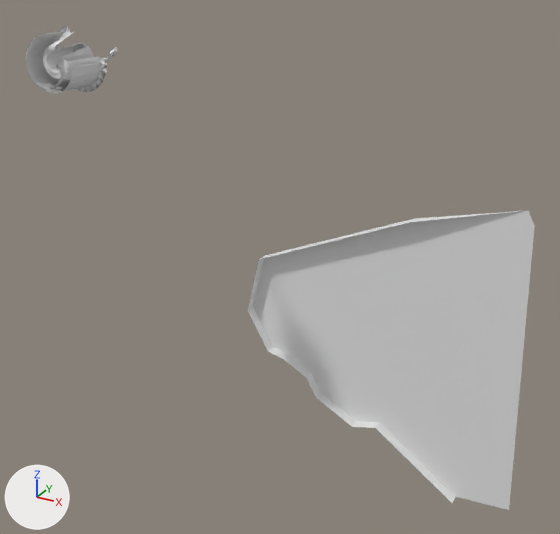
The OBJ model DarkChaos-Dev/gameitems/Primitive.LM_L_LC8_Parts.obj as it was, and as the next commit left it.
Camera for both pictures: a 50 mm lens placed at (-916.0, -132.0, 938.0), pointed at (-1021.0, 60.0, 842.0). Lighting does not change. The marker at lower left points along +X, +Y and +Z. Where no turn or scale is listed for an object, it has been applied to the vertices. Vertices at the same position are counted once.

Objects in the first picture: 'LM_L_LC8_Parts'.
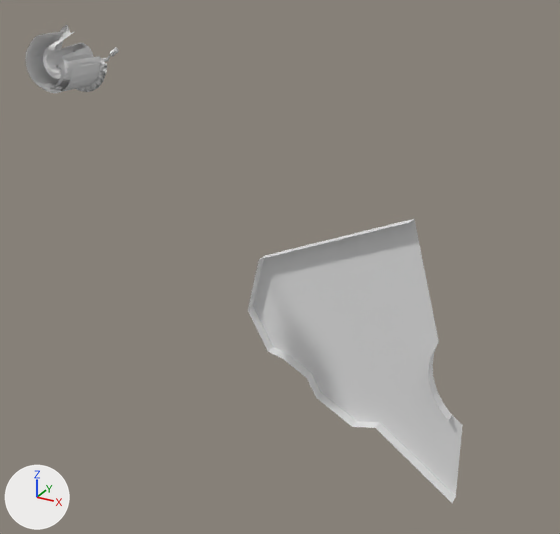
Patch to the scene script:
```diff
--- a/DarkChaos-Dev/gameitems/Primitive.LM_L_LC8_Parts.obj.py
+++ b/DarkChaos-Dev/gameitems/Primitive.LM_L_LC8_Parts.obj.py
@@ me_lm_l_lc8_parts @@
 # used by ob_lm_l_lc8_parts; location = (0.0, 0.0, 0.0)
-me_lm_l_lc8_parts.from_pydata(...)  # 404 vertices, 605 faces; spans x -1081.0..-949.0, y 22.0..93.0, z 750.0..913.0
+me_lm_l_lc8_parts.from_pydata(...)  # 415 vertices, 620 faces; spans x -1081.0..-968.0, y 22.0..93.0, z 750.0..913.0
+# me_lm_l_lc8_parts part 1
+# 2 vertices are removed from x -956.0..-954.0, y 93.0, z 856.0..861.0
+# 7 faces are deleted
+# 1 vertex moves from x -949.0, y 93.0, z 752.0 to x -968.0, y 93.0, z 781.0
+# 7 vertices are added at x -981.0..-972.0, y 89.0..93.0, z 784.0..811.0
+# 6 new vertices lie (0.0, 4.0, 0.0) away from vertices in x -981.0..-972.0, y 89.0, z 784.0..806.0
+# 22 new faces join them
```

Changed parts and their boxes (x1, y1, x2, y2) in the pictures (560 x 534 px):
'LM_L_LC8_Parts', reshaped (14% narrower): before (25, 25, 535, 510); after (25, 25, 463, 503)
part 1 of me_lm_l_lc8_parts, built on: before (408, 210, 535, 510); after (408, 219, 463, 497)
